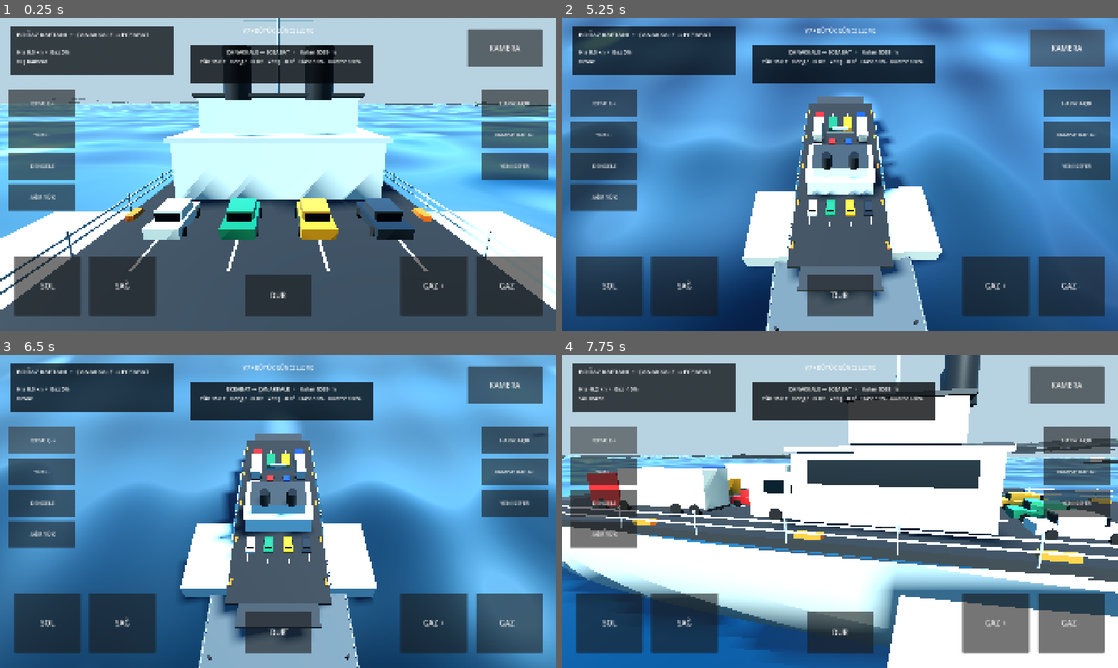
Above: before the commit, frames 1-4 (two rows, left to right).
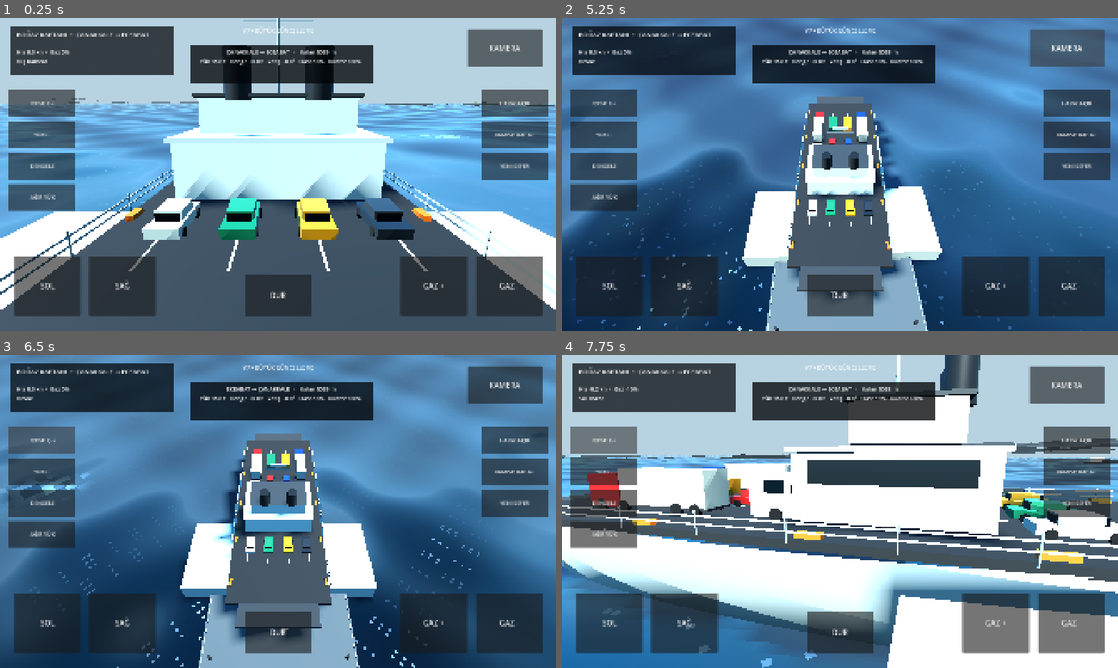
Above: after the commit, the same moments.

Repository: Kabatepe03/bogaz-kaptani
Game: Godot game, scene res://scenes/main.tscn
The game is run twice, just before and just after one commit, with the same random seed, the same clock (stepped at 60 frames per second) and the same inputs.
Inputs:
- Up to frame 1 (0.25 s): no input
- Up to frame 2 (5.25 s): click "SOL" at 0.5 s; hold D (steer_right) 1.28-2 s; tap C (camera_next) at 1.35 s; click "SAĞ" at 2 s; click "GAZ +" at 2.75 s; click "GAZ -" at 3.5 s; click "DUR" at 4.25 s; click "KAMERA" at 5 s
- Up to frame 3 (6.5 s): click "ROTA: E→" at 5.75 s
- Up to frame 4 (7.75 s): click "ROTA: Ç→" at 6.5 s; hold S (throttle_down) from 7.28 s (still down); tap C (camera_next) at 7.35 s

The runs differ from the first frame. In frame 1, 11% of the frame differs, in the area x 0-100%, y 27-71%; in frame 2, 39%; in frame 3, 52%, in the area x 0-100%, y 0-100%; in frame 4, 7.0%.

Commit message:
feat(v8): deepen Bosphorus water with layered chop, foam and glints

Diff:
--- a/shaders/water.gdshader
+++ b/shaders/water.gdshader
@@ -1,50 +1,69 @@
 shader_type spatial;
-render_mode cull_back, depth_draw_opaque, specular_schlick_ggx;
+render_mode cull_back, depth_draw_opaque, diffuse_burley, specular_schlick_ggx;
 
-uniform vec3 deep_color : source_color = vec3(0.008, 0.060, 0.115);
-uniform vec3 mid_color : source_color = vec3(0.018, 0.145, 0.235);
-uniform vec3 shallow_color : source_color = vec3(0.055, 0.285, 0.365);
-uniform float wave_height = 0.82;
-uniform float speed = 0.48;
+uniform vec3 deep_color : source_color = vec3(0.004, 0.042, 0.086);
+uniform vec3 mid_color : source_color = vec3(0.012, 0.105, 0.185);
+uniform vec3 shallow_color : source_color = vec3(0.035, 0.235, 0.310);
+uniform vec3 foam_color : source_color = vec3(0.83, 0.93, 0.96);
+uniform float wave_height = 0.92;
+uniform float speed = 0.54;
+
+varying float crest_value;
+varying vec3 world_pos;
 
 float wave(vec2 p, vec2 dir, float freq, float amp, float t) {
 	return sin(dot(p, normalize(dir)) * freq + t * speed) * amp;
 }
 
 float wave_field(vec2 p, float t) {
-	return wave(p, vec2(1.0,0.22), 0.046, 0.55, t)
-		+ wave(p, vec2(-0.34,1.0), 0.077, 0.30, t * 1.18)
-		+ wave(p, vec2(0.72,0.63), 0.142, 0.14, t * 1.56)
-		+ wave(p, vec2(-0.88,0.41), 0.205, 0.07, t * 1.82);
+	return wave(p, vec2(1.0,0.18), 0.041, 0.58, t)
+		+ wave(p, vec2(-0.30,1.0), 0.071, 0.32, t * 1.17)
+		+ wave(p, vec2(0.76,0.56), 0.137, 0.16, t * 1.54)
+		+ wave(p, vec2(-0.90,0.38), 0.212, 0.075, t * 1.91)
+		+ wave(p, vec2(0.26,-1.0), 0.315, 0.035, t * 2.28);
+}
+
+float hash21(vec2 p) {
+	p = fract(p * vec2(123.34, 345.45));
+	p += dot(p, p + 34.345);
+	return fract(p.x * p.y);
 }
 
 void vertex() {
 	vec2 p = VERTEX.xz;
-	VERTEX.y += wave_field(p, TIME) * wave_height;
+	float h = wave_field(p, TIME);
+	VERTEX.y += h * wave_height;
+	crest_value = h;
+	world_pos = (MODEL_MATRIX * vec4(VERTEX, 1.0)).xyz;
 }
 
 void fragment() {
-	vec2 p = VERTEX.xz;
+	vec2 p = world_pos.xz;
 	float t = TIME;
-	vec3 n1 = normalize(vec3(
-		sin((p.x + t * 5.4) * 0.095) * 0.30,
+	float sx = sin((p.x + t * 6.0) * 0.083) * 0.25 + sin((p.x - t * 2.8) * 0.21) * 0.10;
+	float sz = cos((p.y - t * 4.1) * 0.106) * 0.25 + cos((p.y + t * 3.6) * 0.19) * 0.10;
+	vec3 n1 = normalize(vec3(sx, 1.0, sz));
+	vec3 n2 = normalize(vec3(
+		cos((p.y + t * 5.0) * 0.23) * 0.16,
 		1.0,
-		cos((p.y - t * 3.8) * 0.118) * 0.30));
-	vec3 n2 = normalize(vec3(
-		cos((p.y + t * 4.2) * 0.185) * 0.17,
-		1.0,
-		sin((p.x + t * 2.6) * 0.158) * 0.17));
-	NORMAL = normalize(mix(n1, n2, 0.46));
+		sin((p.x + t * 3.2) * 0.205) * 0.16));
+	NORMAL = normalize(mix(n1, n2, 0.44));
 
-	float fresnel = pow(1.0 - max(dot(NORMAL, VIEW), 0.0), 4.4);
-	float broad = sin(p.x * 0.007 + p.y * 0.005 + t * 0.32) * 0.5 + 0.5;
-	vec3 base = mix(deep_color, mid_color, 0.52 + broad * 0.18);
-	base = mix(base, shallow_color, fresnel * 0.34);
+	float ndv = max(dot(NORMAL, VIEW), 0.0);
+	float fresnel = pow(1.0 - ndv, 4.8);
+	float broad = sin(p.x * 0.0055 + p.y * 0.0037 + t * 0.28) * 0.5 + 0.5;
+	float current_band = sin(p.x * 0.0017 - p.y * 0.0024 + t * 0.16) * 0.5 + 0.5;
+	vec3 base = mix(deep_color, mid_color, 0.46 + broad * 0.24);
+	base = mix(base, shallow_color, current_band * 0.12 + fresnel * 0.26);
 
-	float crest = wave_field(p, t);
-	float foam = smoothstep(0.77, 1.02, crest) * 0.23;
-	ALBEDO = base + vec3(fresnel * 0.20) + vec3(foam);
-	ROUGHNESS = mix(0.11, 0.30, fresnel) + foam * 0.22;
-	METALLIC = 0.04;
-	SPECULAR = 0.92;
+	float crest = smoothstep(0.72, 1.06, crest_value);
+	float broken = hash21(floor(p * 0.38 + vec2(t * 0.8, -t * 0.35)));
+	float foam = crest * smoothstep(0.30, 0.82, broken) * 0.42;
+	float sparkle_seed = hash21(floor(p * 1.65 + vec2(t * 2.0, -t * 1.4)));
+	float sparkle = smoothstep(0.965, 1.0, sparkle_seed) * pow(1.0 - abs(ndv - 0.42), 7.0) * 0.52;
+
+	ALBEDO = base + vec3(fresnel * 0.16) + foam_color * foam + vec3(sparkle);
+	ROUGHNESS = clamp(0.10 + fresnel * 0.20 + foam * 0.30, 0.08, 0.48);
+	METALLIC = 0.025;
+	SPECULAR = 0.96;
 }
